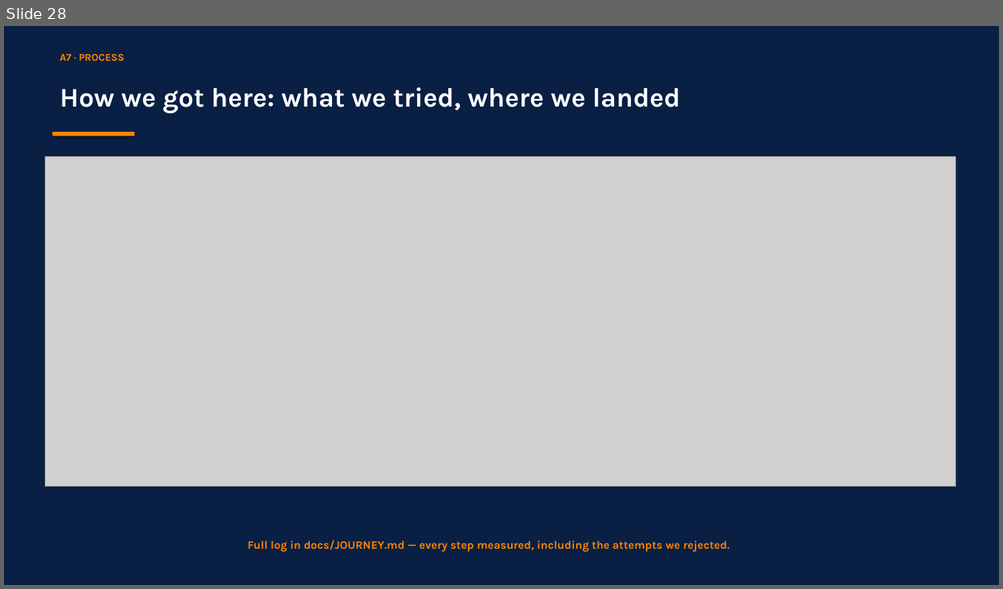
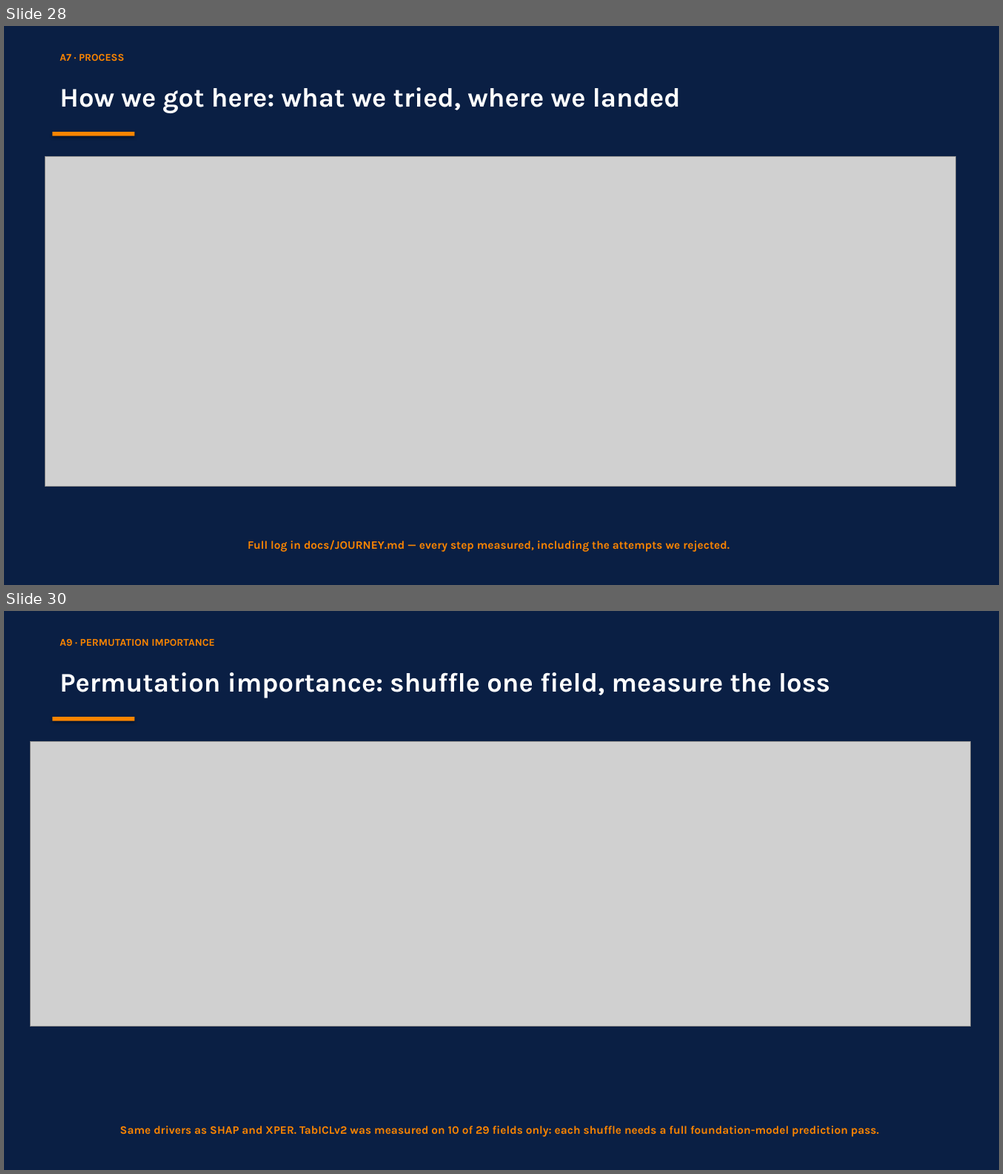
Before and after one commit to RyanBalech/recidivism-forecasting-analysis, a slide deck: reports/ISAF_Recidivism_Presentation.pptx. Shown one above the other, each under a label of ours: slide 28 before the commit, slides 28 and 30 after it; the slides between them are not shown. The pictures are 1003x589 and 1003x1174 pixels, drawn with LibreOffice and Linux fonts; fonts in the diff are those of the drawing; grey boxes stand for pictures. Boxes give left, top, right and bottom in pixels: in the first picture for what was removed or moved away, otherwise in the second. Text is boxed around its words. In the diff, an @@ line names an element or a change of style, - is before the commit and + after.

```diff
--- a/reports/ISAF_Recidivism_Presentation.pptx
+++ b/reports/ISAF_Recidivism_Presentation.pptx
@@ slide 30 added at <box>4,611,999,1170</box>, background #0A1F44 @@
@@ text added at <box>60,638,215,646</box>, 10 pt, text #FB8500, bold @@
+A9 · PERMUTATION IMPORTANCE
@@ text added at <box>60,672,830,698</box>, 26 pt, text #FFFFFF, bold @@
+Permutation importance: shuffle one field, measure the loss
@@ rectangle added at <box>53,717,134,721</box>, fill #FB8500 @@
@@ picture added at <box>30,741,970,1027</box> @@
@@ text added at <box>120,1126,879,1137</box>, 11 pt, text #FB8500, bold @@
+Same drivers as SHAP and XPER. TabICLv2 was measured on 10 of 29 fields only: each shuffle needs a full foundation-model prediction pass.
```
Also in this commit, not shown: 2 slides changed, 2 other slides added, 11 other files.
